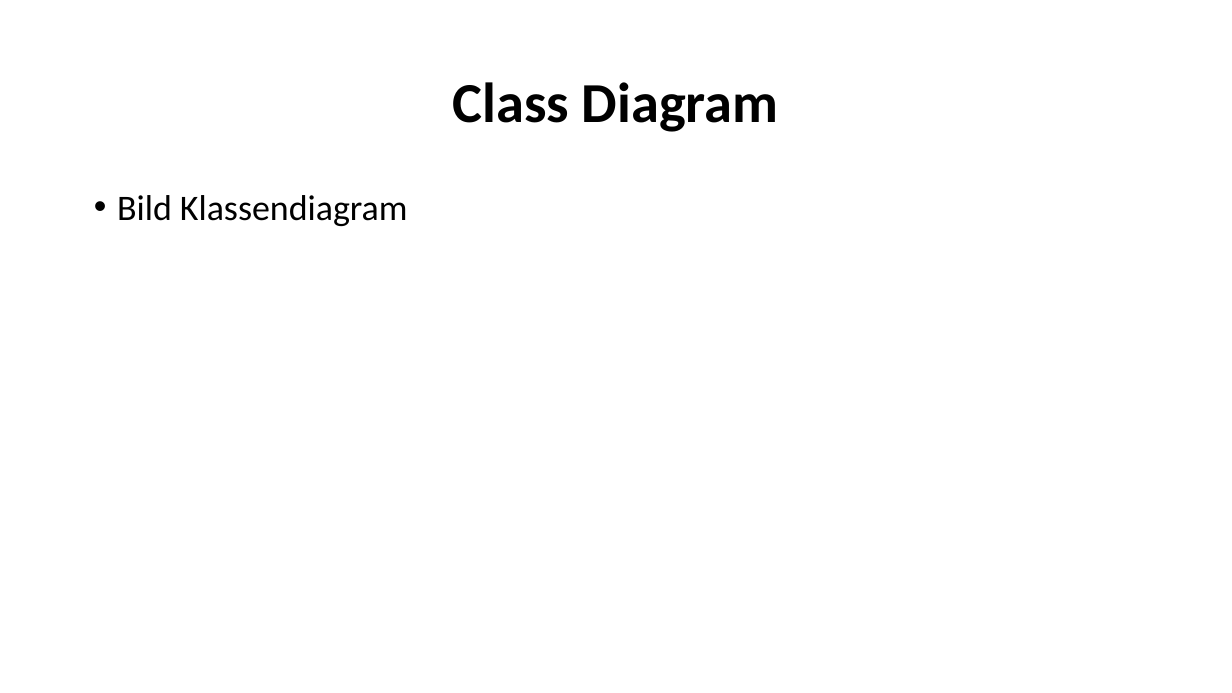
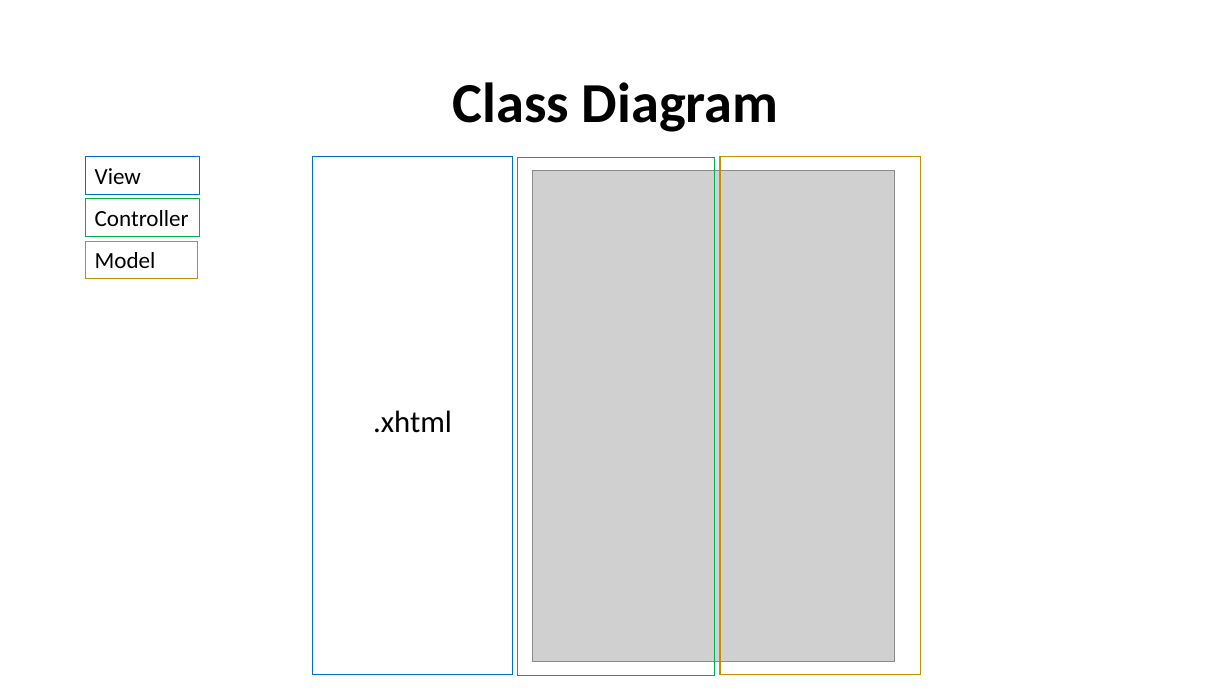
Before and after one commit to PosSystems/pos, a slide deck: slide 12 of PoS Systems.pptx (slide 11 before the commit). Drawn at 1232x693 pixels with LibreOffice and Linux fonts; fonts in the diff are those of the drawing; grey boxes stand for pictures. Boxes give left, top, right and bottom in pixels: in the first picture for what was removed or moved away, otherwise in the second. Text is boxed around its words. In the diff, an @@ line names an element or a change of style, - is before the commit and + after.

Commit message:
added classdiagram

```diff
--- a/PoS Systems.pptx
+++ b/PoS Systems.pptx
@@ rectangle added at box(86, 157, 200, 194), outline #0070C0 0.75 pt, 18 pt, text #000000 @@
+View
@@ rectangle added at box(312, 157, 513, 676), outline #0070C0 1 pt @@
@@ rectangle added at box(518, 157, 714, 676), outline #00B050 1 pt @@
@@ picture added at box(532, 171, 895, 662) @@
@@ rectangle added at box(720, 157, 921, 676), outline #BF9000 1 pt @@
@@ rectangle added at box(86, 199, 200, 236), outline #00B050 0.75 pt, 18 pt, text #000000 @@
+Controller
@@ text removed at box(117, 195, 408, 226) @@
-• Bild Klassendiagram
@@ rectangle added at box(86, 241, 199, 278), outline #BF9000 0.75 pt, 18 pt, text #000000 @@
+Model
@@ text added at box(373, 410, 452, 433), 24 pt, text #000000 @@
+.xhtml
```
Also in this commit, not shown: 1 other slide changed, 1 slide added.
